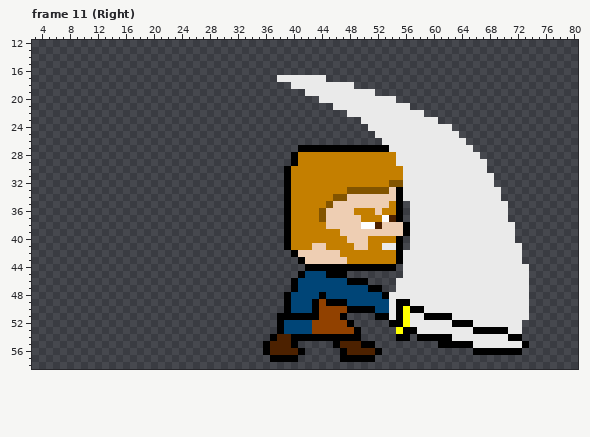
Pixel-art file, stored at assets/actor/larry/larry_sword_swing.aseprite. Above: the version before the commit.
84x84 pixels, 32 frames. Shown: frame 11 (Right): x 3..80, y 12..58. The commit also changed other frames, which this record leaves out.
The same view after the edit:
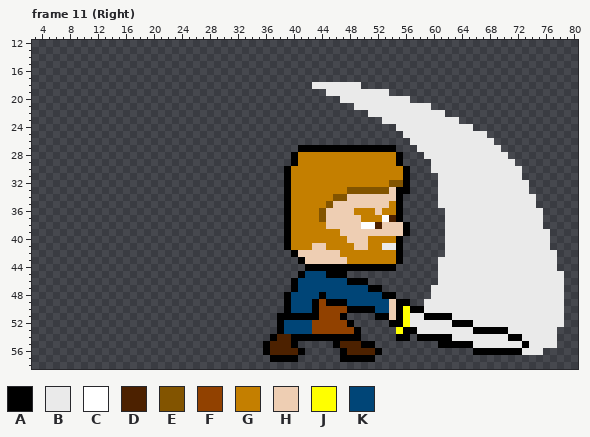
Palette (. is transparent): A #000000  B #eaeaea  C #ffffff  D #4c2100  E #825400  F #914100  G #c47f00  H #eeceb3  J #ffff00  K #004577
Edits made:
Changed rows in their new state; - is an unchanged pixel.
Frame 11 (Right), layer "swoosh":
first column x 38:
17 .......----------------------------------
18 --...------B-----------------------------
19 ----...-------BB-------------------------
20 ------...--------BB----------------------
21 --------...--------BBB-------------------
22 ----------...--------BBB-----------------
23 ------------...--------BBB---------------
24 -------------....--------BBB-------------
25 --------------....--------BBBB-----------
26 ---------------....--------BBBB----------
27 ----------------A...--------BBBB---------
28 -----------------A...--------BBBB--------
29 -----------------A....--------BBBB-------
30 ------------------A...--------BBBBB------
31 ------------------A....--------BBBB------
32 ------------------A....--------BBBBB-----
33 ------------------A....---------BBBB-----
34 ------------------.....---------BBBBB----
35 -------------------....----------BBBB----
36 -------------------.....---------BBBBB---
37 -------------------.....---------BBBBB---
38 -------------------.....----------BBBB---
39 -------------------.....----------BBBBB--
40 -------------------.....----------BBBBB--
41 -------------------.....-----------BBBB--
42 ------------------......-----------BBBBB-
43 ------------------.....------------BBBBB-
44 ------------------.....-------------BBBB-
45 ------------------.....-------------BBBBB
46 -----------------......-------------BBBBB
47 -----------------.....--------------BBBBB
48 ----------------A.....--------------BBBBB
49 ----------------H--..---------------BBBBB
50 ----------------H-------------------BBBBB
51 ----------------H-------------------BBBBB
52 -----------------------------------BBBBBB
53 -----------------------------------BBBBB-
54 -----------------------------------BBBBB-
55 ------------------------------------BBBB-
56 -----------------------------------BBB---
Boxes around the changes in both pictures, in picture pixels (x1, y1, x2, y2):
changed: (277, 75, 564, 355)
